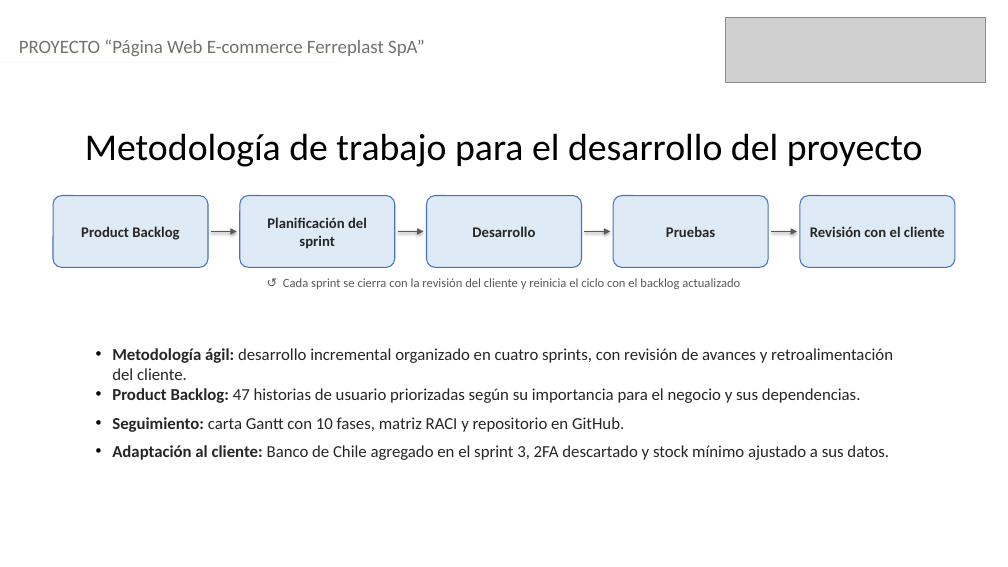
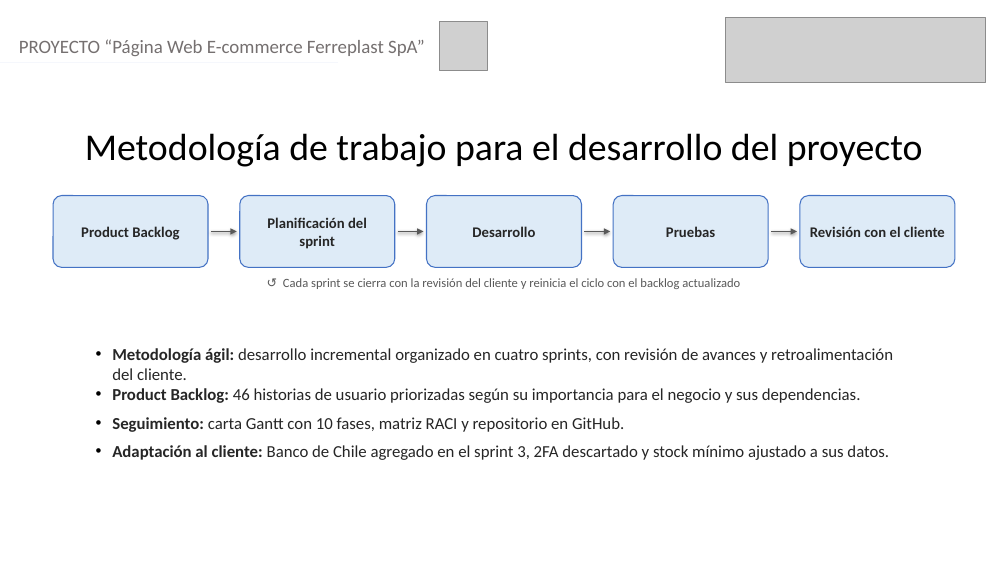
Before and after one commit to Ferrplastsoporte/ferreplast, a slide deck: slide 6 of Fase 3/Evidencias Grupales/Presentación Final del proyecto (Español).pptx.pptx. Drawn at 1008x567 pixels with LibreOffice and Linux fonts; fonts in the diff are those of the drawing; grey boxes stand for pictures. Boxes give left, top, right and bottom in pixels: in the first picture for what was removed or moved away, otherwise in the second. Text is boxed around its words. In the diff, an @@ line names an element or a change of style, - is before the commit and + after.

```diff
--- a/Fase 3/Evidencias Grupales/Presentación Final del proyecto (Español).pptx.pptx
+++ b/Fase 3/Evidencias Grupales/Presentación Final del proyecto (Español).pptx.pptx
@@ picture added at (439, 22, 488, 70) @@
@@ text at (112, 388, 861, 403): text changed @@
-• Product Backlog: 47 historias de usuario priorizadas según su importancia para el negocio y sus dependencias.
+• Product Backlog: 46 historias de usuario priorizadas según su importancia para el negocio y sus dependencias.
```
Also in this commit, not shown: 14 other slides changed, 3 other files.
